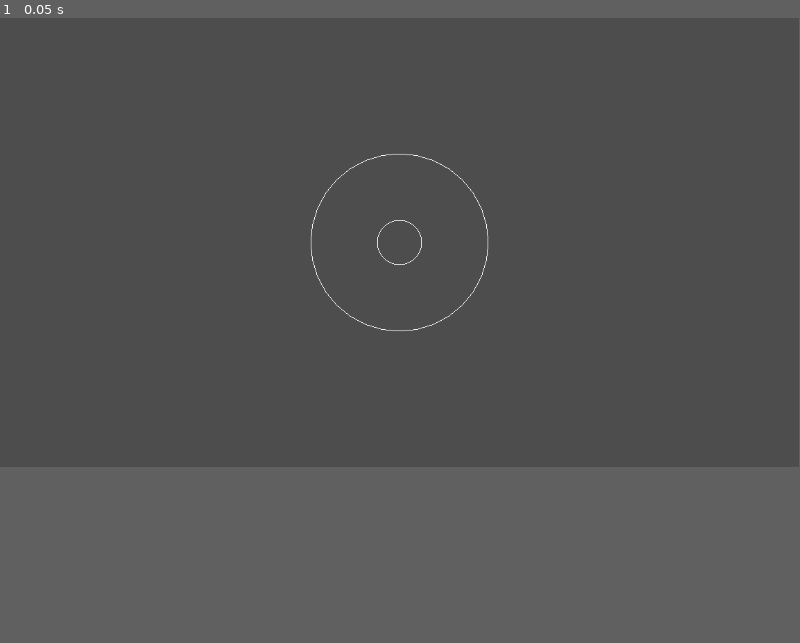
Above: before the commit, frame 1.
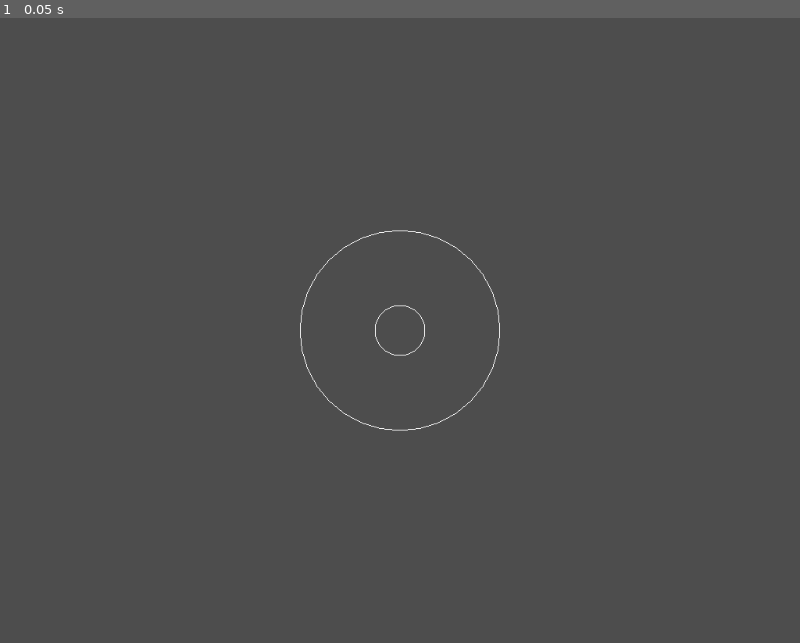
Above: after the commit, the same moment.

Repository: KowalewskajA/GdHelp
Game: Godot game, scene res://23-12-15_MiniJoypad/mini_joypad.tscn
The game is run twice, just before and just after one commit, with the same random seed, the same clock (stepped at 60 frames per second) and the same inputs. The project has no main scene, so this scene is started directly.
Inputs:
- Up to frame 1 (0.05 s): no input
In our replay, the window is 799x449 before the commit and 800x625 after it. These sizes can differ from the game's own. Grey fills any space a smaller window leaves; there, only what the larger window draws over its background counts as a difference.

The runs differ from the first frame. In frame 1, 0.4% of the frame differs, in the area x 37-63%, y 21-67%.

Commit message:
addedChangingResolution

Diff:
--- a/23-12-15_MiniJoypad/MiniJoypad.gd
+++ b/23-12-15_MiniJoypad/MiniJoypad.gd
@@ -26,7 +26,7 @@
 	var nb_points:int = 32
 	var points_arc:Array = PackedVector2Array()
 	for i in range(nb_points + 1):
-		var angle_point:float = deg_to_rad(0 + i * 360.0 / nb_points - 90.0)
+		var angle_point:float = deg_to_rad(- 90.0 + i * 360.0 / nb_points )
 		points_arc.push_back(center + Vector2(cos(angle_point), sin(angle_point)) * radius)
 	for index_point in range(nb_points):
 		draw_line(points_arc[index_point], points_arc[index_point + 1], color)
--- /dev/null
+++ b/23-12-16_ChangingResolution/Circle.gd
@@ -0,0 +1,36 @@
+class_name Circle extends Node2D
+
+var radius:int
+var viewport:Viewport
+var cur_width:int
+var cur_width_percentage:float
+
+func _ready()->void:
+	viewport = get_viewport()
+	cur_width = viewport.size.x
+
+	position = viewport.size / 2
+	radius= viewport.size.y / 8
+	viewport.size_changed.connect(_resize)
+
+func _process(delta:float)->void:
+	position.x -= 100 * delta
+	cur_width_percentage = cur_width / float(position.x)
+	queue_redraw()
+
+func _draw()->void:
+	draw_unfilled_circle(Vector2.ZERO, radius, Color.AQUAMARINE)
+
+func _resize()->void:
+	cur_width = viewport.size.x
+	position = Vector2(cur_width_percentage * cur_width, viewport.size.y/2)
+	radius= viewport.size.y / 8
+
+func draw_unfilled_circle(center:Vector2, radius:float, color:Color) -> void:
+	var nb_points:int = 32
+	var points_arc:Array = PackedVector2Array()
+	for i in range(nb_points + 1):
+		var angle_point:float = deg_to_rad(- 90.0 + i * 360.0 / nb_points )
+		points_arc.push_back(center + Vector2(cos(angle_point), sin(angle_point)) * radius)
+	for index_point in range(nb_points):
+		draw_line(points_arc[index_point], points_arc[index_point + 1], color)
--- /dev/null
+++ b/23-12-16_ChangingResolution/Main.gd
@@ -0,0 +1,23 @@
+class_name Main extends Node2D
+
+var timer:Timer
+var circles:Array = []
+
+func _ready():
+	_create_timer(timer, "default_timer", 1.0, _spawn_circle)
+
+func _process(delta):
+	pass
+
+func _spawn_circle():
+	var circle = Circle.new()
+	circles.append(circle)
+	add_child(circle)
+
+func _create_timer(variable:Variant, variable_name:String, time:float, function:Callable) -> void:
+	variable = Timer.new()
+	variable.name = variable_name
+	variable.set_autostart(true)
+	variable.set_wait_time(time)
+	variable.timeout.connect(function)
+	add_child(variable)
--- /dev/null
+++ b/main.tscn
@@ -0,0 +1,6 @@
+[gd_scene load_steps=2 format=3 uid="uid://m53lx4r5kv02"]
+
+[ext_resource type="Script" path="res://23-12-16_ChangingResolution/Main.gd" id="1_2t2ex"]
+
+[node name="Main" type="Node2D"]
+script = ExtResource("1_2t2ex")
--- a/project.godot
+++ b/project.godot
@@ -13,3 +13,8 @@
 config/name="Test Lab"
 config/features=PackedStringArray("4.2", "Forward Plus")
 config/icon="res://icon.svg"
+
+[display]
+
+window/size/viewport_width=1024
+window/size/viewport_height=800
